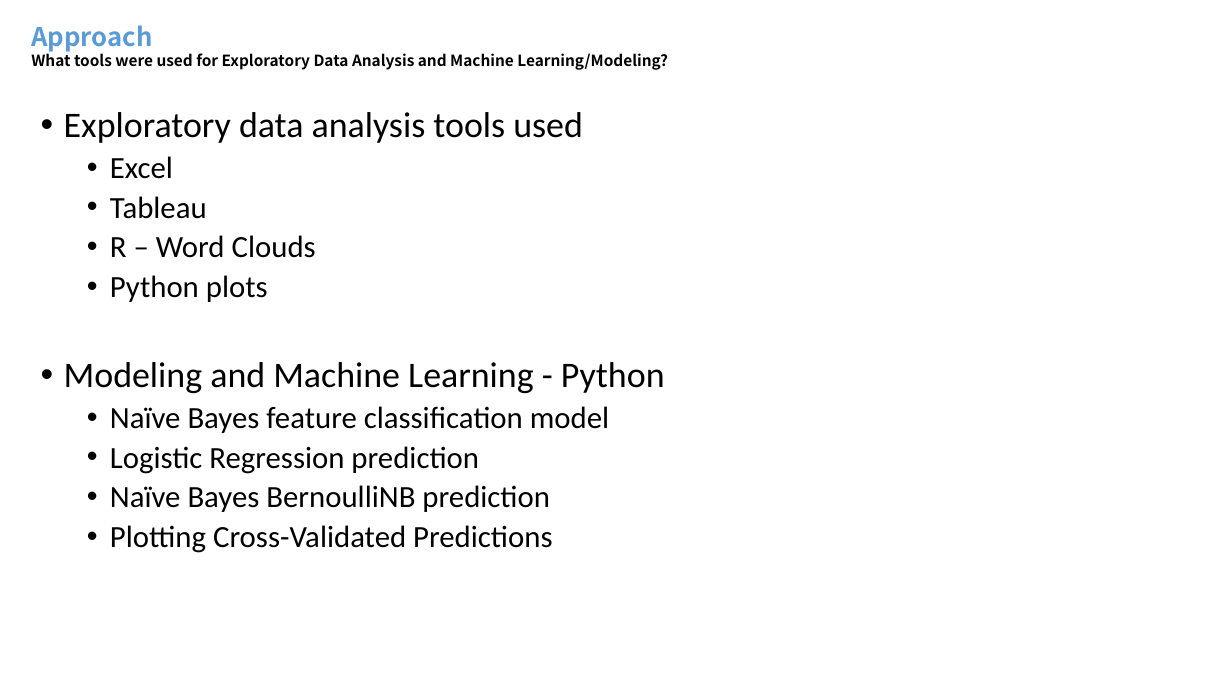
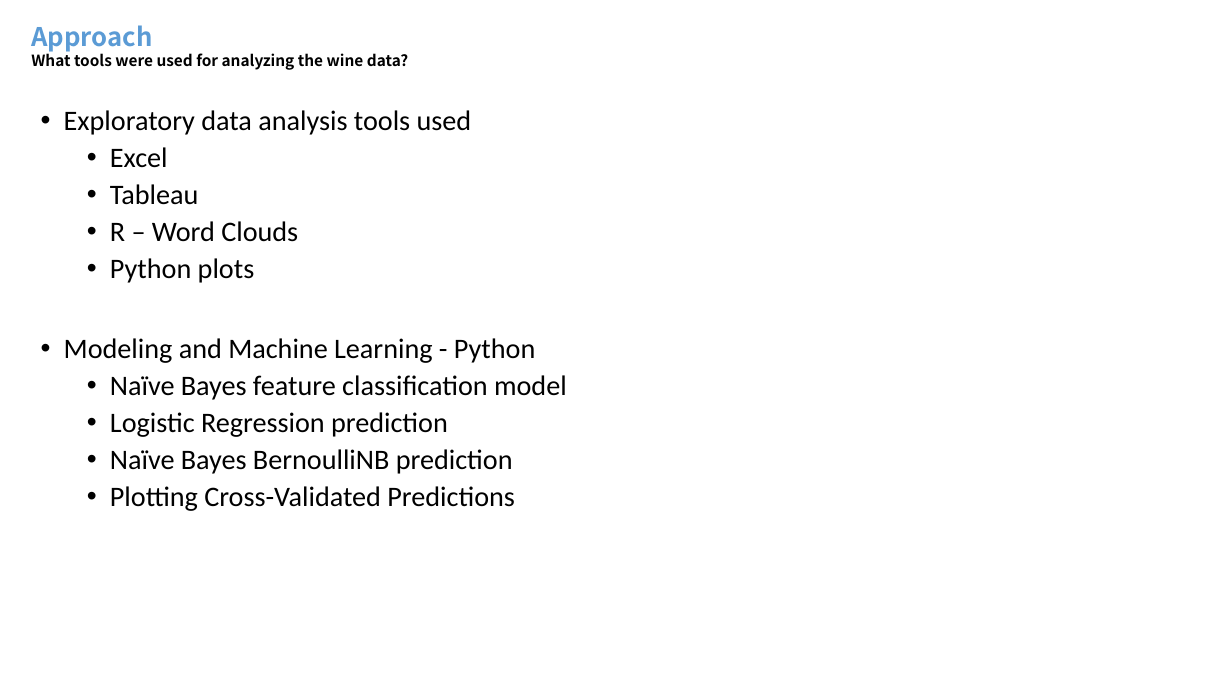
Before and after one commit to mdegrado/Wine-reviews-analysis-and-visualization, a slide deck: slide 3 of winereviews/Wine Reviews Analysis and Visualization.pptx. Drawn at 1232x693 pixels with LibreOffice and Linux fonts; fonts in the diff are those of the drawing. Boxes give left, top, right and bottom in pixels: in the first picture for what was removed or moved away, otherwise in the second. Text is boxed around its words. In the diff, an @@ line names an element or a change of style, - is before the commit and + after.

```diff
--- a/winereviews/Wine Reviews Analysis and Visualization.pptx
+++ b/winereviews/Wine Reviews Analysis and Visualization.pptx
@@ text at (31,25,408,70): text changed @@
-Approach
-What tools were used for Exploratory Data Analysis and Machine Learning/Modeling?
+Approach
+What tools were used for analyzing the wine data?
@@ text "Exploratory data analysis tools used" at (64,110,567,511): size 28 to 22 pt in "Exploratory data analysis tools used", "Modeling and Machine Learning - Python"; size 24 to 22 pt in "Excel", "Tableau", "R – Word Clouds", "Python plots" and 4 more places @@
```
Also in this commit, not shown: 4 other slides changed, 3 slides added.
